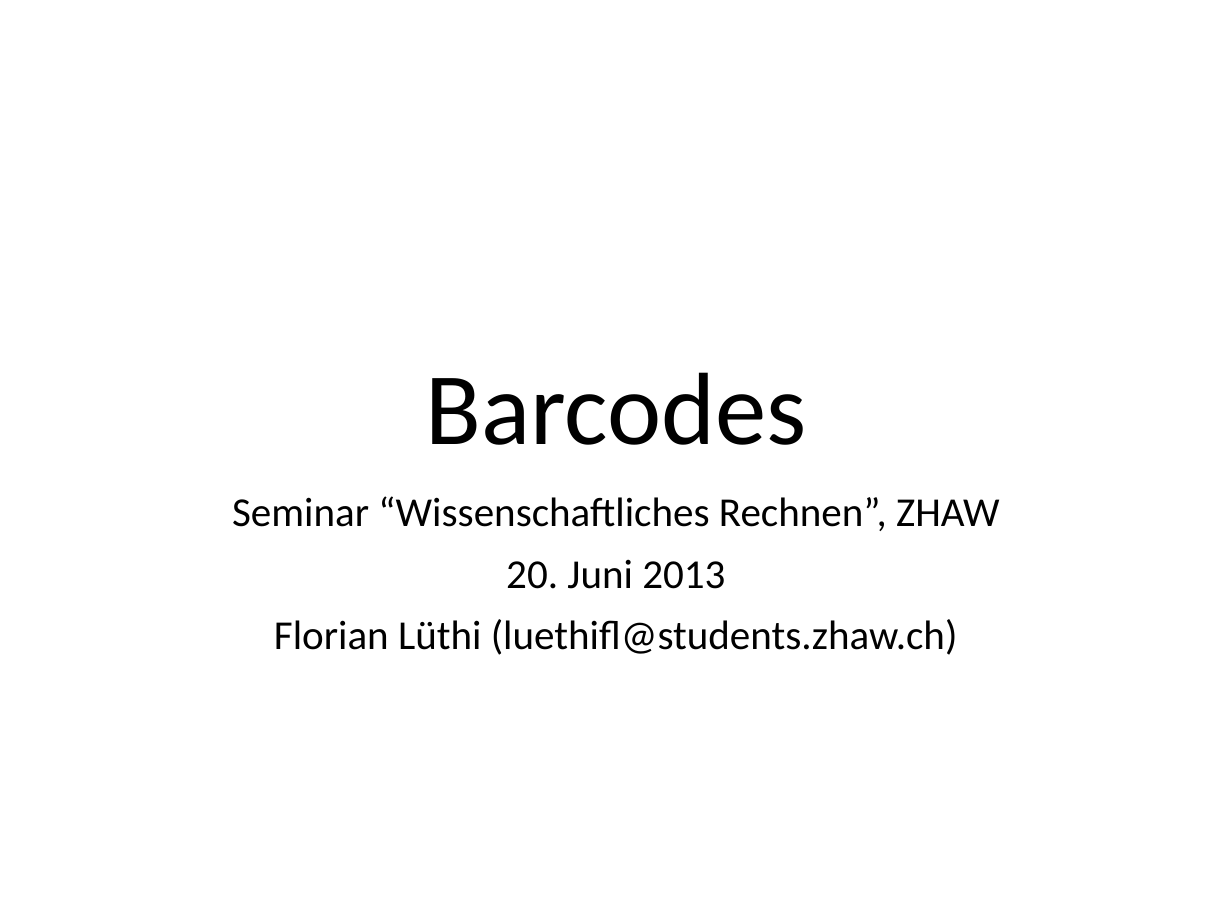
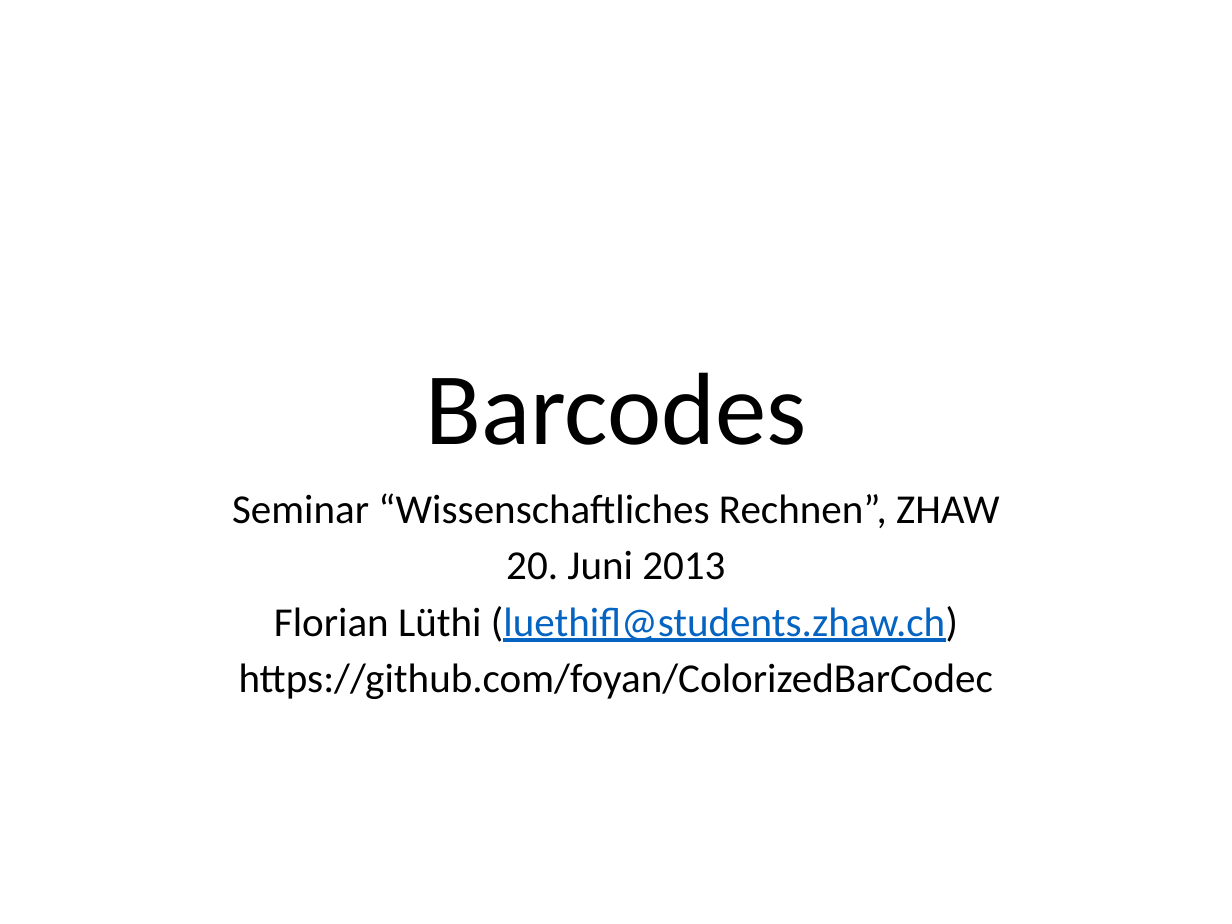
Before and after one commit to foyan/ColorizedBarCodec, a slide deck: slide 1 of doc/presentation/Barcodes.pptx. Drawn at 1232x924 pixels with LibreOffice and Linux fonts; fonts in the diff are those of the drawing. Boxes give left, top, right and bottom in pixels: in the first picture for what was removed or moved away, otherwise in the second. Text is boxed around its words. In the diff, an @@ line names an element or a change of style, - is before the commit and + after.

```diff
--- a/doc/presentation/Barcodes.pptx
+++ b/doc/presentation/Barcodes.pptx
@@ subtitle at bbox=[232, 493, 1000, 642]: text colour #000000 to #0563C1, underline on in "(luethifl@students.zhaw.ch)"; line spacing 0.9 to 0.8 @@
@@ subtitle at bbox=[239, 663, 993, 699]: paragraph added @@
+https://github.com/foyan/ColorizedBarCodec
```
Also in this commit, not shown: 1 other slide changed, 4 slides added.
